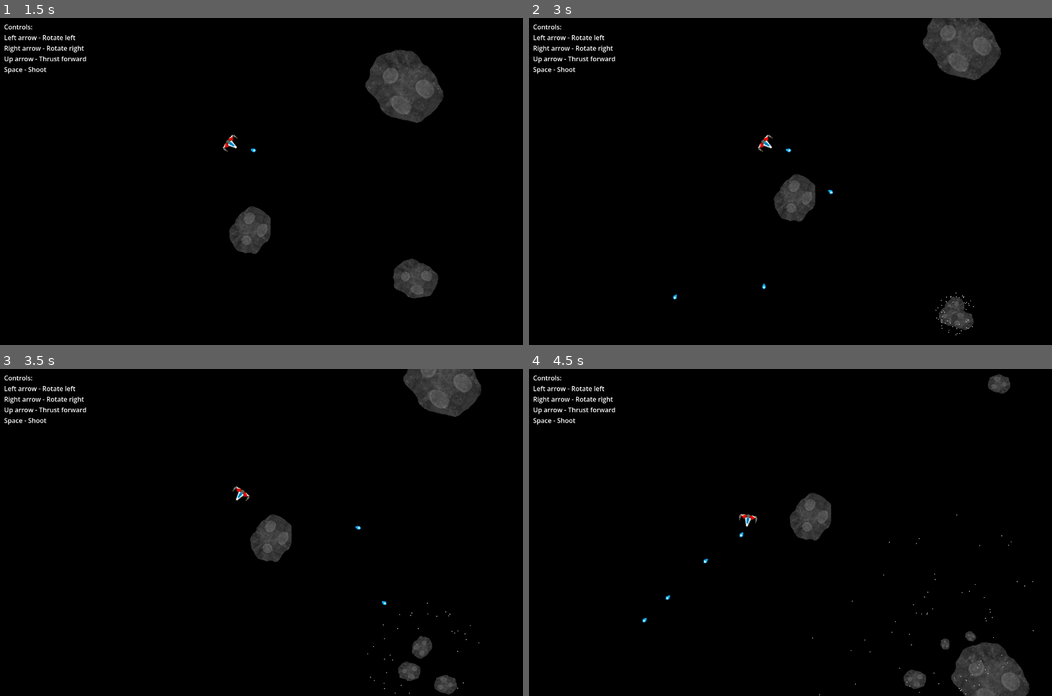
Above: before the commit, frames 1-4 (two rows, left to right).
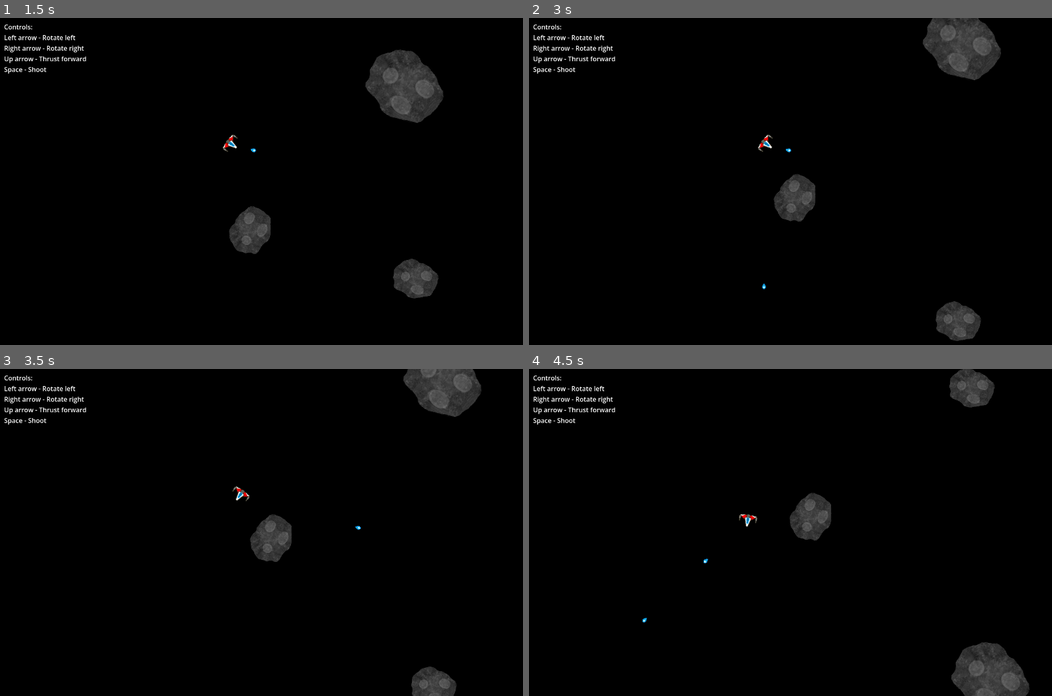
Above: after the commit, the same moments.

Repository: ranzuh/godot_asteroids
Game: Godot game, scene res://menu.tscn
Two runs of this game, one before a commit and one after it. Both use one fixed random seed, a clock stepped at 60 frames per second and the inputs below.
Inputs:
- Up to frame 1 (1.5 s): click "PLAY GAME" at 0.5 s; hold Right (ui_right) from 1.28 s (still down); tap Space (ui_select) at 1.35 s
- Up to frame 2 (3 s): tap Space (ui_select) at 1.52, 1.82, 2.1, 2.27, 2.57, 2.85 s; release Right (ui_right) at 2.03 s; hold Left (ui_left) 2.03-2.78 s; hold Right (ui_right) from 2.78 s (still down)
- Up to frame 3 (3.5 s): keep holding Right (ui_right)
- Up to frame 4 (4.5 s): release Right (ui_right) at 3.53 s; hold Up (ui_up) 3.53-4.28 s; tap Space (ui_select) at 3.6, 3.77, 4.07, 4.35 s; hold Left (ui_left) from 4.28 s (still down)

Frame 1 is identical in both runs. In frame 2, 0.5% of the frame differs, in the area x 27-87%, y 52-99%; in frame 3, 0.8%; in frame 4, 1.3%, in the area x 26-97%, y 0-100%.

Commit message:
Add asteroid explosion sound, player thrust particles

Diff:
--- a/Player.gd
+++ b/Player.gd
@@ -9,6 +9,8 @@
 @onready var screen_size = get_viewport_rect().size
 
 var velocity = Vector2(10.0, 0.0)
+var can_shoot = true
+
 
 signal shoot
 
@@ -17,6 +19,7 @@
 	if Input.is_action_just_released("ui_up"):
 		if audio_stream_player_2.playing:
 			audio_stream_player_2.stop()
+			$EngineParticles.emitting = false
 	if Input.is_action_pressed("ui_right"):
 		#print("rotate right")
 		rotate(deg_to_rad(rotation_speed * delta))
@@ -29,12 +32,20 @@
 		velocity = velocity.limit_length(speed_limit)
 		if not audio_stream_player_2.playing:
 			audio_stream_player_2.play()
+		$EngineParticles.emitting = true
 		#print(velocity.length())
 	if Input.is_action_just_pressed("ui_select"):
-		shoot.emit()
-		audio_stream_player.play()
+		if can_shoot:
+			shoot.emit()
+			audio_stream_player.play()
+			can_shoot = false
+			$Timer.start()
 
 	position += velocity * delta
 
 	position.x = wrapf(position.x, 0, screen_size.x)
 	position.y = wrapf(position.y, 0, screen_size.y)
+
+
+func _on_timer_timeout() -> void:
+	can_shoot = true
--- a/Player.tscn
+++ b/Player.tscn
@@ -1,27 +1,52 @@
-[gd_scene load_steps=6 format=3 uid="uid://rsq2wvv6xxe2"]
+[gd_scene format=3 uid="uid://rsq2wvv6xxe2"]
 
 [ext_resource type="Texture2D" uid="uid://bnu0v8ffektjy" path="res://ship.png" id="1_augpv"]
-[ext_resource type="Script" path="res://Player.gd" id="1_bfw2t"]
+[ext_resource type="Script" uid="uid://olk2mscastv6" path="res://Player.gd" id="1_bfw2t"]
 [ext_resource type="AudioStream" uid="uid://dt0nk4yrdfv3e" path="res://laser.wav" id="3_jeijk"]
 [ext_resource type="AudioStream" uid="uid://bfb5kmgwy1vq2" path="res://thrust.wav" id="4_khtao"]
 
 [sub_resource type="CapsuleShape2D" id="CapsuleShape2D_noeon"]
 
-[node name="Player" type="Area2D" groups=["Player"]]
+[sub_resource type="Gradient" id="Gradient_e80uo"]
+offsets = PackedFloat32Array(0.009852217, 0.86206895, 1)
+colors = PackedColorArray(1, 1, 1, 1, 0.4846154, 0.4846154, 0.4846154, 1, 0, 0, 0, 1)
+
+[node name="Player" type="Area2D" unique_id=77448392 groups=["Player"]]
 monitoring = false
 script = ExtResource("1_bfw2t")
 
-[node name="Ship" type="Sprite2D" parent="."]
+[node name="Ship" type="Sprite2D" parent="." unique_id=1042469238]
 rotation = 1.5708
 texture = ExtResource("1_augpv")
 
-[node name="CollisionShape2D" type="CollisionShape2D" parent="."]
+[node name="CollisionShape2D" type="CollisionShape2D" parent="." unique_id=326654307]
 scale = Vector2(1.56, 1.32)
 shape = SubResource("CapsuleShape2D_noeon")
 
-[node name="AudioStreamPlayer" type="AudioStreamPlayer" parent="."]
+[node name="AudioStreamPlayer" type="AudioStreamPlayer" parent="." unique_id=543081307]
 stream = ExtResource("3_jeijk")
 
-[node name="AudioStreamPlayer2" type="AudioStreamPlayer" parent="."]
+[node name="AudioStreamPlayer2" type="AudioStreamPlayer" parent="." unique_id=733828246]
 stream = ExtResource("4_khtao")
 volume_db = -8.0
+
+[node name="Timer" type="Timer" parent="." unique_id=104503384]
+wait_time = 0.33
+
+[node name="EngineParticles" type="CPUParticles2D" parent="." unique_id=728311335]
+z_index = -1
+emitting = false
+amount = 32
+lifetime = 0.3
+speed_scale = 8.0
+direction = Vector2(-1, 0)
+spread = 7.52
+gravity = Vector2(0, 0)
+initial_velocity_min = 92.76
+initial_velocity_max = 133.91
+scale_amount_min = 3.0
+scale_amount_max = 5.0
+color = Color(0.812481, 0.529472, 0, 1)
+color_ramp = SubResource("Gradient_e80uo")
+
+[connection signal="timeout" from="Timer" to="." method="_on_timer_timeout"]
--- a/cpu_particles_2d.tscn
+++ b/cpu_particles_2d.tscn
@@ -17,7 +17,9 @@
 initial_velocity_max = 400.0
 linear_accel_min = 20.0
 linear_accel_max = 20.0
+angle_min = 35.6
+angle_max = 165.9
 scale_amount_min = 2.0
-scale_amount_max = 2.0
+scale_amount_max = 3.0
 color = Color(0.78775877, 0.78775936, 0.78775924, 1)
 script = ExtResource("1_1psqw")
--- a/main.gd
+++ b/main.gd
@@ -44,6 +44,7 @@
 	var part = particles.instantiate()
 	part.position = a_pos
 	add_child(part)
+	$EffectPlayer.play()
 
 func end_game():
 	$GameOverContainer.show()
@@ -52,4 +53,5 @@
 	var part = particles.instantiate()
 	part.position = player_pos
 	add_child(part)
+	$EffectPlayer.play()
 	end_game()
--- a/main.tscn
+++ b/main.tscn
@@ -7,6 +7,7 @@
 [ext_resource type="PackedScene" uid="uid://bq2dq40feccu0" path="res://cpu_particles_2d.tscn" id="5_xo8gj"]
 [ext_resource type="Script" uid="uid://dqeu0behkt8et" path="res://menu_button.gd" id="6_7mycd"]
 [ext_resource type="AudioStream" uid="uid://mgwlmkp8dwm3" path="res://synthloop.wav" id="7_272bh"]
+[ext_resource type="AudioStream" uid="uid://fuypsmlpqgym" path="res://explosion2.wav" id="8_5vw27"]
 
 [node name="Main" type="Node2D" unique_id=1102044059]
 script = ExtResource("1_x25uu")
@@ -100,6 +101,9 @@
 stream = ExtResource("7_272bh")
 autoplay = true
 
+[node name="EffectPlayer" type="AudioStreamPlayer" parent="." unique_id=897195413]
+stream = ExtResource("8_5vw27")
+
 [connection signal="shoot" from="Player" to="." method="_on_player_shoot"]
 [connection signal="pressed" from="GameOverContainer/VBoxContainer/PlayAgainButton" to="GameOverContainer/VBoxContainer/PlayAgainButton" method="_on_play_pressed"]
 [connection signal="pressed" from="GameOverContainer/VBoxContainer/ExitButton" to="GameOverContainer/VBoxContainer/ExitButton" method="_on_quit_pressed"]
Not shown, added: explosion.wav.import
Not shown, added: explosion2.wav.import
Not shown, added: explosion.wav
Not shown, added: explosion2.wav
